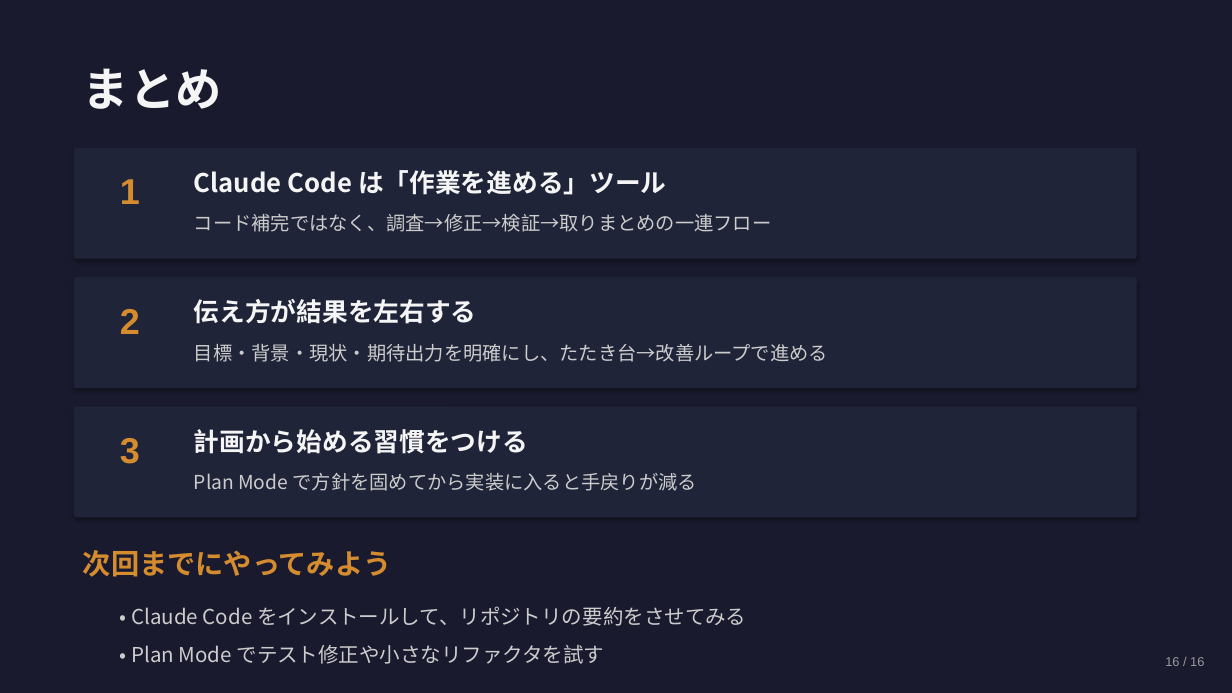
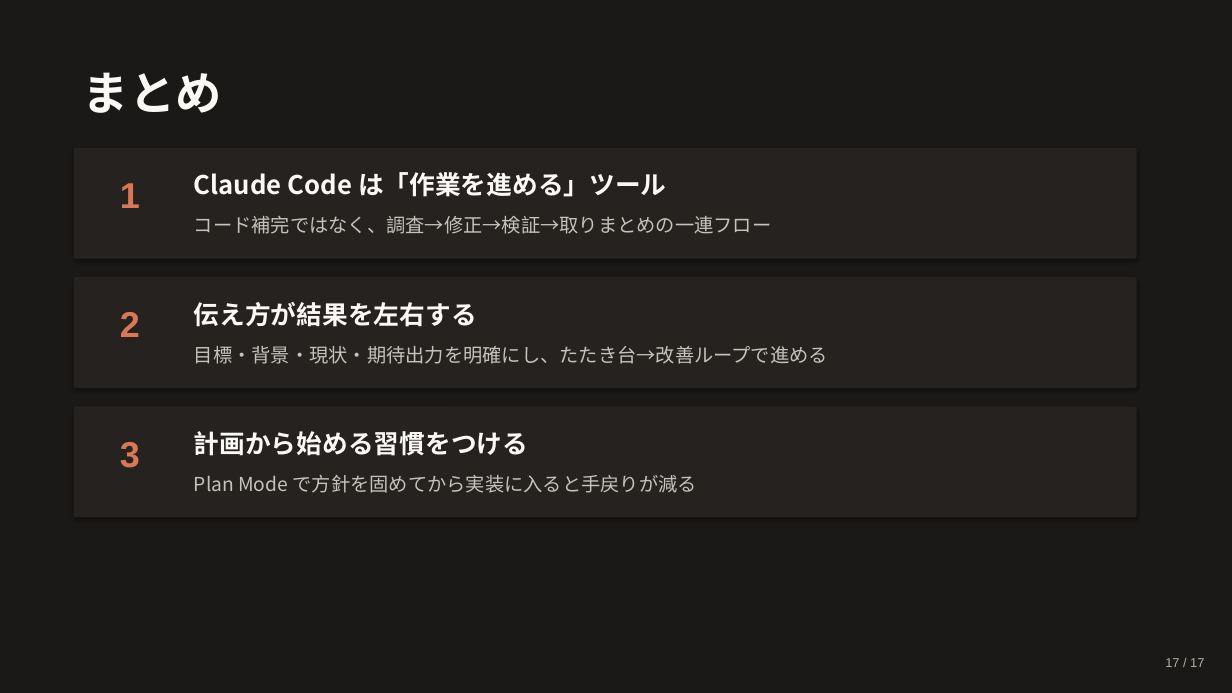
Before and after one commit to Ischca/zenn, a slide deck: slide 17 of slides/session1.pptx (slide 16 before the commit). Drawn at 1232x693 pixels with LibreOffice and Linux fonts; fonts in the diff are those of the drawing. Boxes give left, top, right and bottom in pixels: in the first picture for what was removed or moved away, otherwise in the second. Text is boxed around its words. In the diff, an @@ line names an element or a change of style, - is before the commit and + after.

```diff
--- a/slides/session1.pptx
+++ b/slides/session1.pptx
@@ background #1A1A2E to #1B1918 @@
@@ text "まとめ" at [83, 72, 222, 113]: text colour #F5F5F5 to #FAF9F5; line spacing 50.4pt to 54pt @@
@@ fill #202438 to #252220 in 3 elements at [74, 148, 1137, 259], [74, 277, 1137, 388], [74, 407, 1137, 518] @@
@@ text colour #D48C2E to #D97757; line spacing 39.2pt to 42pt in 3 elements at [120, 183, 140, 208], [120, 312, 140, 337], [120, 442, 140, 468] @@
@@ text colour #F5F5F5 to #FAF9F5; line spacing 28pt to 30pt in 3 elements at [194, 172, 666, 197], [194, 302, 477, 327], [194, 431, 528, 456] @@
@@ text colour #CCCCCC to #C5C3BB; line spacing 21pt to 22.5pt in 3 elements at [194, 216, 771, 234], [194, 346, 828, 364], [194, 475, 697, 493] @@
@@ text removed at [83, 550, 392, 577] @@
-次回までにやってみよう
@@ text removed at [131, 606, 746, 664] @@
-• Claude Code をインストールして、リポジトリの要約をさせてみる
-• Plan Mode でテスト修正や小さなリファクタを試す
@@ text at [1165, 658, 1204, 667]: text changed; text colour #999999 to #B0AEA5 @@
-16 / 16
+17 / 17
```
Also in this commit, not shown: 15 other slides changed, 1 slide added, 1 other file.
